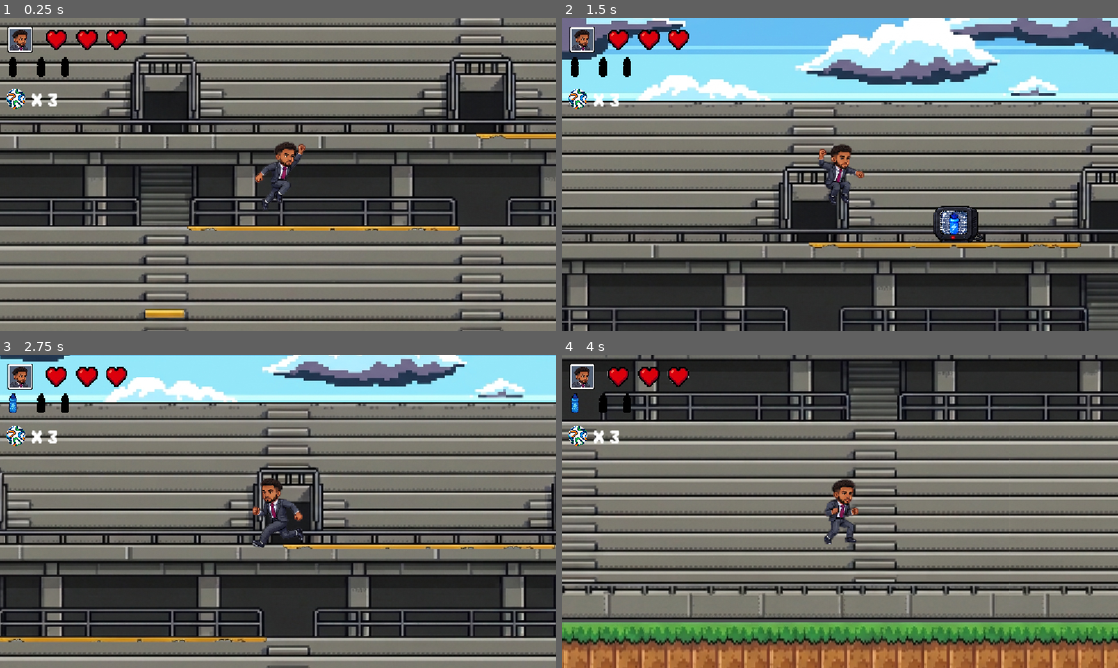
Above: before the commit, frames 1-4 (two rows, left to right).
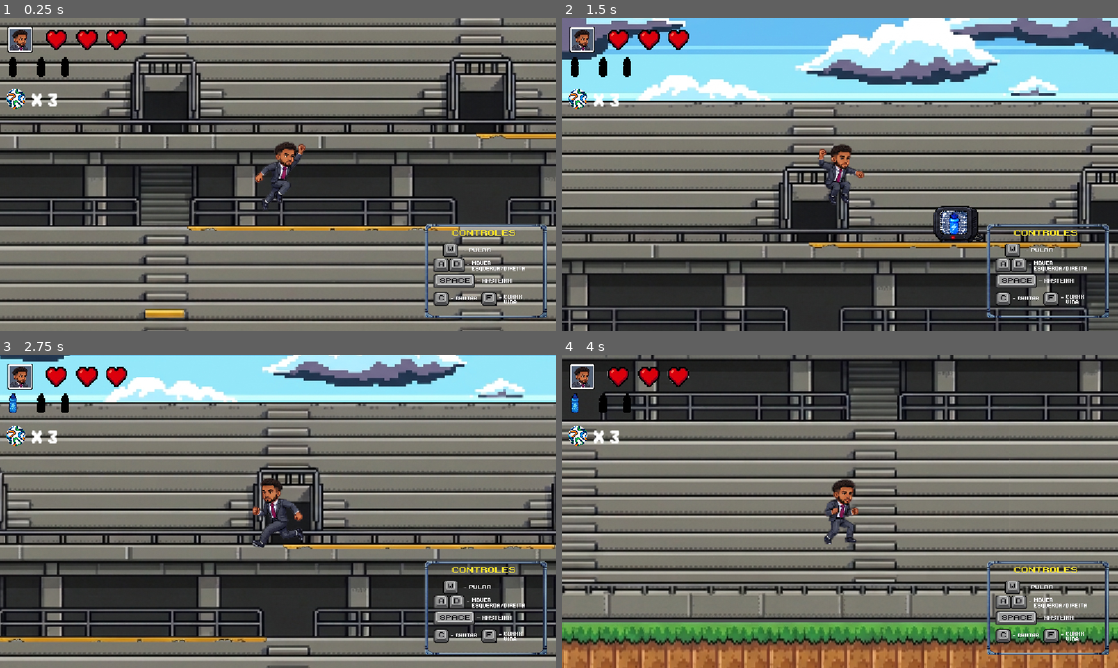
Above: after the commit, the same moments.

Repository: MicaelDosSantoss/AventurasDeUmJogador
Game: Godot game, scene res://cena_fase.tscn
The game is run twice, just before and just after one commit, with the same random seed, the same clock (stepped at 60 frames per second) and the same inputs.
Inputs:
- Up to frame 1 (0.25 s): no input
- Up to frame 2 (1.5 s): hold Space (carrinho) 0.53-1.28 s; hold Right (ir_para_direita) from 0.53 s (still down); tap Up (pular) at 0.77 s; tap C (chutar) at 1.35 s
- Up to frame 3 (2.75 s): tap Up (pular) at 1.52 s; release Right (ir_para_direita) at 2.03 s; hold Left (ir_para_esquerda) from 2.03 s (still down); hold F (curar_vida) from 2.03 s (still down)
- Up to frame 4 (4 s): release Left (ir_para_esquerda) at 2.78 s; release F (curar_vida) at 2.78 s; hold Right (ir_para_direita) from 2.78 s (still down); tap Space (carrinho) at 2.85 s; tap Up (pular) at 3.02, 3.77 s; hold C (chutar) from 3.53 s (still down)

The runs differ from the first frame. In frame 1, 1.9% of the frame differs, in the area x 76-99%, y 65-96%; in frame 2, 1.8%; in frame 3, 2.0%; in frame 4, 1.9%.

Commit message:
Adição do Keybord Map.

Diff:
--- a/Aventura no Futebol/HUD/cena_hud.tscn
+++ b/Aventura no Futebol/HUD/cena_hud.tscn
@@ -4,6 +4,7 @@
 [ext_resource type="PackedScene" uid="uid://b2ydnowsv56i3" path="res://qtd_vidas.tscn" id="2_4i8th"]
 [ext_resource type="PackedScene" uid="uid://5c2028nf146w" path="res://qtd_garrafas.tscn" id="3_mgfex"]
 [ext_resource type="PackedScene" uid="uid://bf2euw06oa66u" path="res://qtd_bolas.tscn" id="4_4i8th"]
+[ext_resource type="Texture2D" uid="uid://dqt6h8j56l0t1" path="res://Sprints (Hud)/Keyboard_Final.png" id="5_4g3gh"]
 
 [node name="HUD" type="Node2D" unique_id=1631860032]
 script = ExtResource("1_snlbb")
@@ -16,3 +17,8 @@
 [node name="Qtd_Garrafas" parent="ParallaxBackground" unique_id=1364622314 instance=ExtResource("3_mgfex")]
 
 [node name="Qtd_bolas" parent="ParallaxBackground" unique_id=1424750196 instance=ExtResource("4_4i8th")]
+
+[node name="Sprite2D" type="Sprite2D" parent="ParallaxBackground" unique_id=1102571296]
+position = Vector2(1005, 523.00006)
+scale = Vector2(0.43829134, 0.35641894)
+texture = ExtResource("5_4g3gh")
--- a/Aventura no Futebol/project.godot
+++ b/Aventura no Futebol/project.godot
@@ -68,11 +68,6 @@
 "events": [Object(InputEventKey,"resource_local_to_scene":false,"resource_name":"","device":-1,"window_id":0,"alt_press …(191 unchanged characters)…
 ]
 }
-cabecada={
-"deadzone": 0.2,
-"events": [Object(InputEventKey,"resource_local_to_scene":false,"resource_name":"","device":-1,"window_id":0,"alt_pressed":false,"shift_pressed":true,"ctrl_pressed":false,"meta_pressed":false,"pressed":false,"keycode":0,"physical_keycode":32,"key_label":0,"unicode":32,"location":0,"echo":false,"script":null)
-]
-}
 carrinho={
 "deadzone": 0.2,
 "events": [Object(InputEventKey,"resource_local_to_scene":false,"resource_name":"","device":-1,"window_id":0,"alt_press …(191 unchanged characters)…
Binary file added: Aventura no Futebol/Sprints (Hud)/Keyboard_Final.png
Not shown, added: Aventura no Futebol/Sprints (Hud)/Keyboard_Final.png.import
